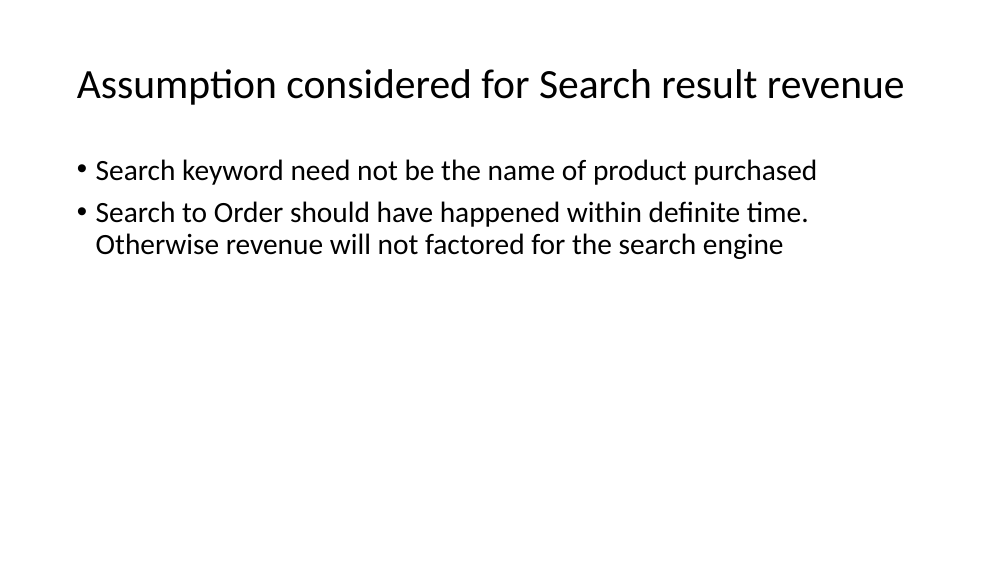
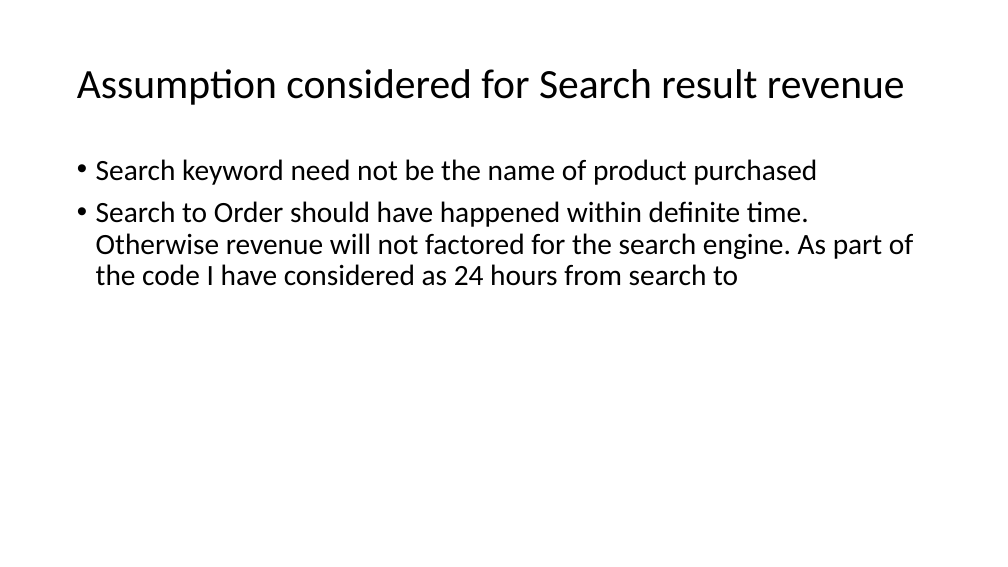
Before and after one commit to shoebkhan1205/AdobeDESubmission, a slide deck: slide 4 of Adobe Data Engineer Applicant Assessment - Shobe.pptx. Drawn at 1008x567 pixels with LibreOffice and Linux fonts; fonts in the diff are those of the drawing. Boxes give left, top, right and bottom in pixels: in the first picture for what was removed or moved away, otherwise in the second. Text is boxed around its words. In the diff, an @@ line names an element or a change of style, - is before the commit and + after.

Commit message:
Updated PPT

```diff
--- a/Adobe Data Engineer Applicant Assessment - Shobe.pptx
+++ b/Adobe Data Engineer Applicant Assessment - Shobe.pptx
@@ text at (96, 201, 913, 286): text changed @@
-• Search to Order should have happened within definite time. Otherwise revenue will not factored for the search engine
+• Search to Order should have happened within definite time. Otherwise revenue will not factored for the search engine. As part of the code I have considered as 24 hours from search to
```
